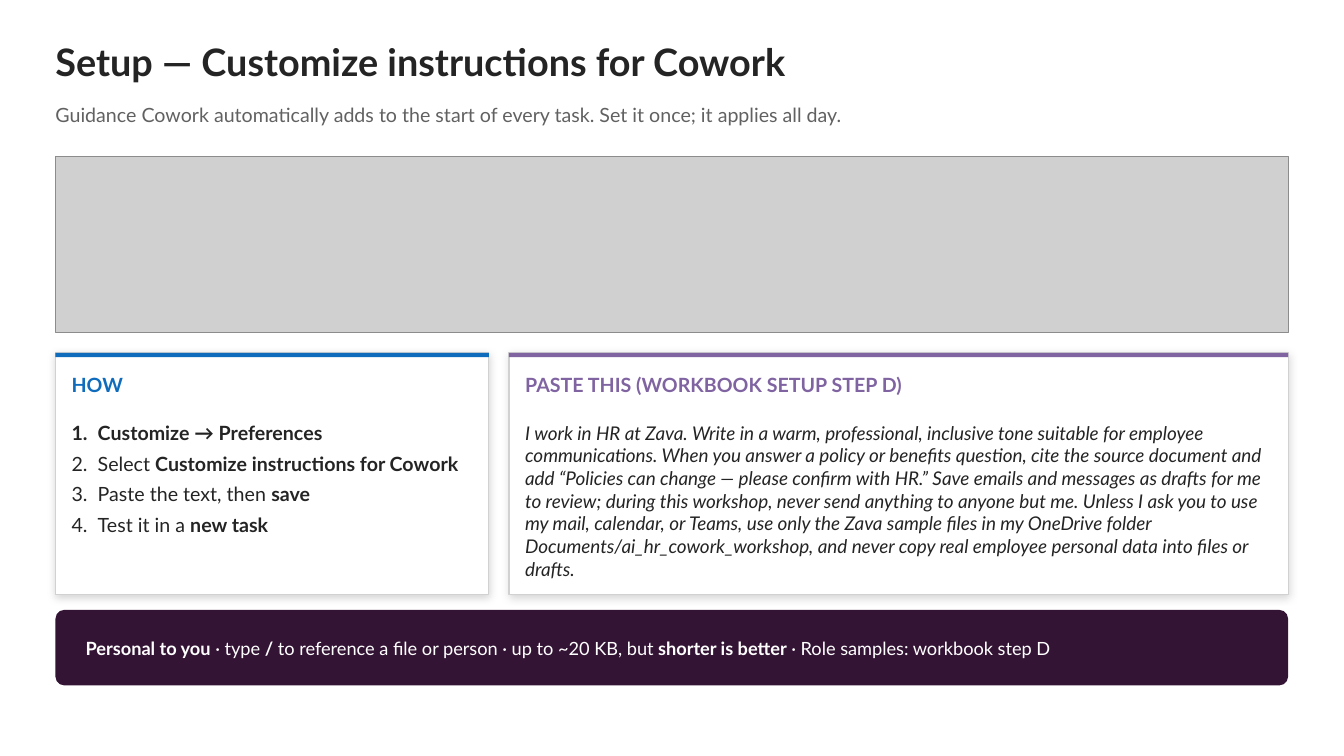
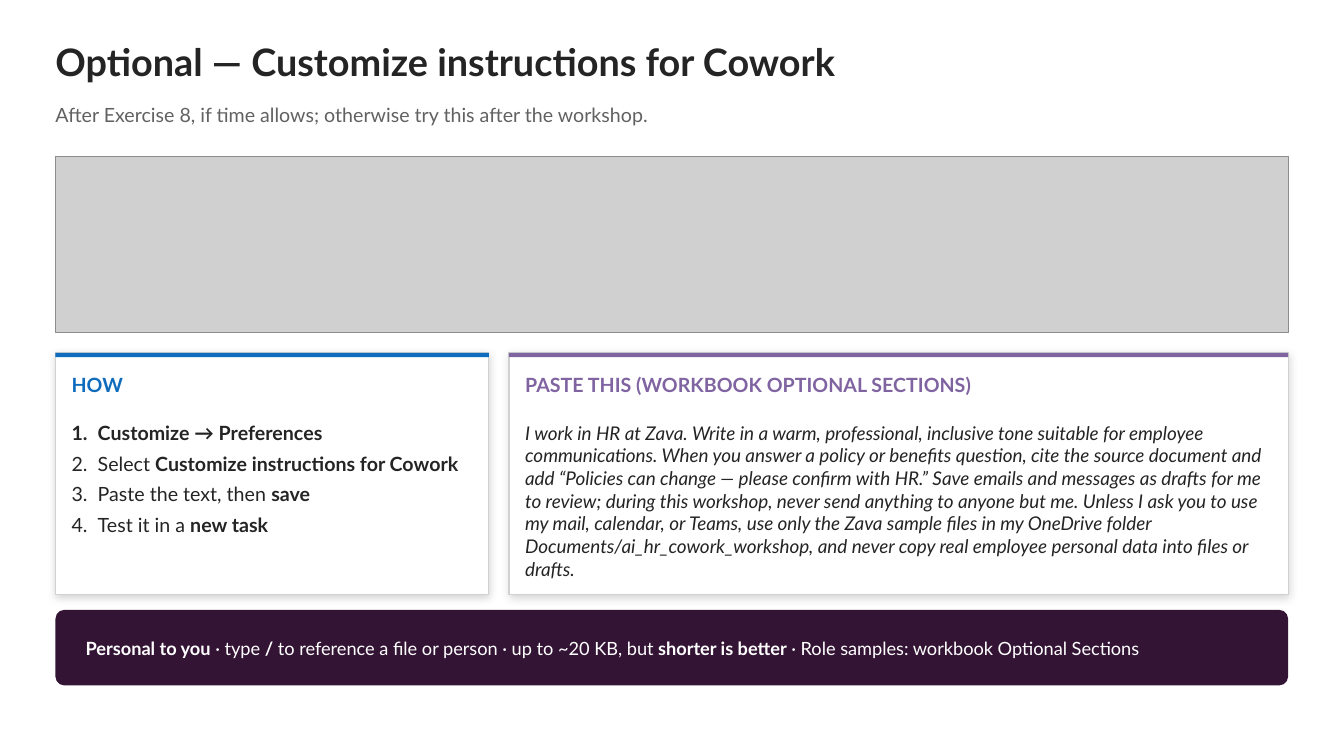
Before and after one commit to ragage/ai_hr_cowork_workshop, a slide deck: slide 52 of instructor/instructor-deck.pptx (slide 11 before the commit). Drawn at 1344x756 pixels with LibreOffice and Linux fonts; fonts in the diff are those of the drawing; grey boxes stand for pictures. Boxes give left, top, right and bottom in pixels: in the first picture for what was removed or moved away, otherwise in the second. Text is boxed around its words. In the diff, an @@ line names an element or a change of style, - is before the commit and + after.

```diff
--- a/instructor/instructor-deck.pptx
+++ b/instructor/instructor-deck.pptx
@@ text at (x1=55, y1=48, x2=835, y2=83): text changed @@
-Setup — Customize instructions for Cowork
+Optional — Customize instructions for Cowork
@@ text at (x1=55, y1=107, x2=648, y2=126): text changed @@
-Guidance Cowork automatically adds to the start of every task. Set it once; it applies all day.
+After Exercise 8, if time allows; otherwise try this after the workshop.
@@ text at (x1=525, y1=377, x2=970, y2=395): text changed @@
-PASTE THIS (WORKBOOK SETUP STEP D)
+PASTE THIS (WORKBOOK OPTIONAL SECTIONS)
@@ text at (x1=86, y1=641, x2=1140, y2=658): text changed @@
-Personal to you · type / to reference a file or person · up to ~20 KB, but shorter is better · Role samples: workbook step D
+Personal to you · type / to reference a file or person · up to ~20 KB, but shorter is better · Role samples: workbook Optional Sections
```
Also in this commit, not shown: 10 other slides changed, 17 other files.
